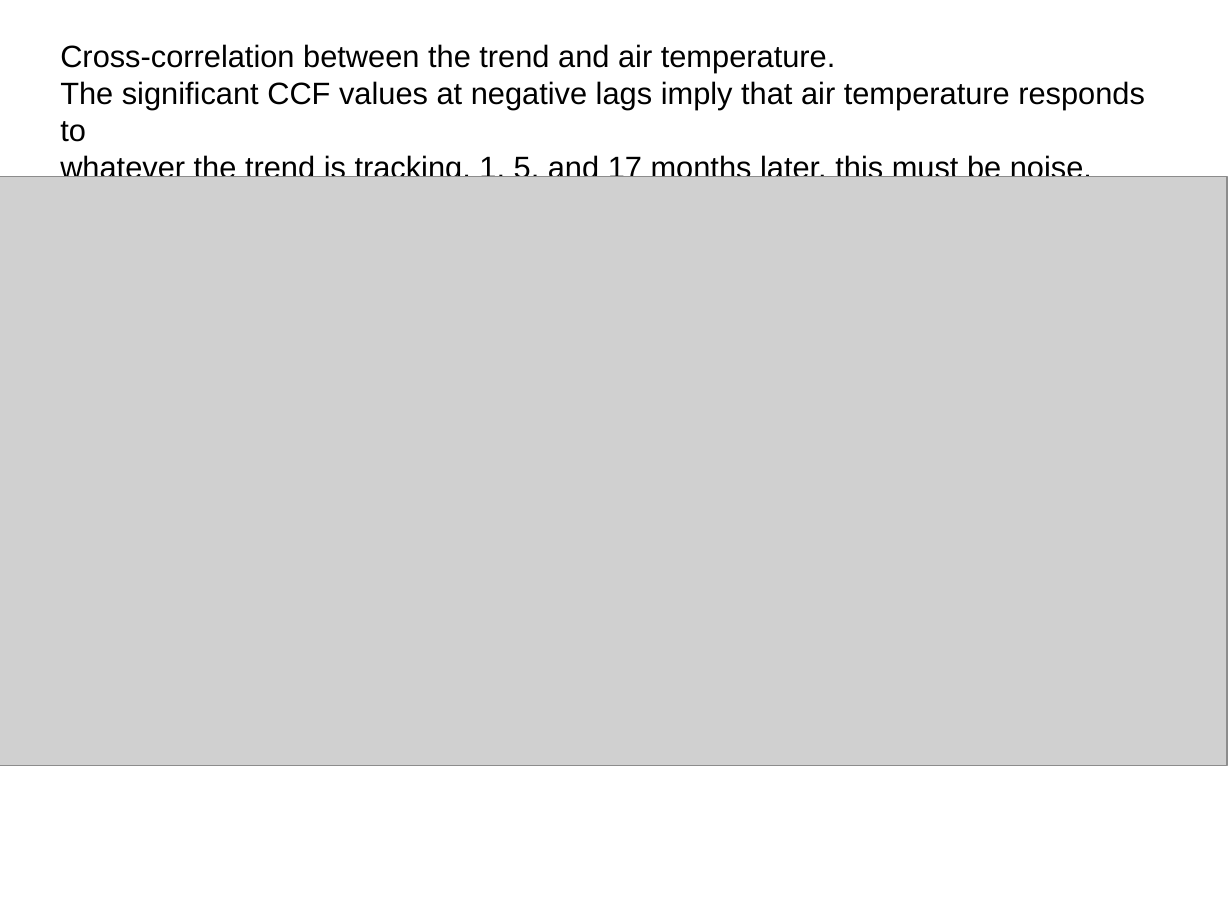
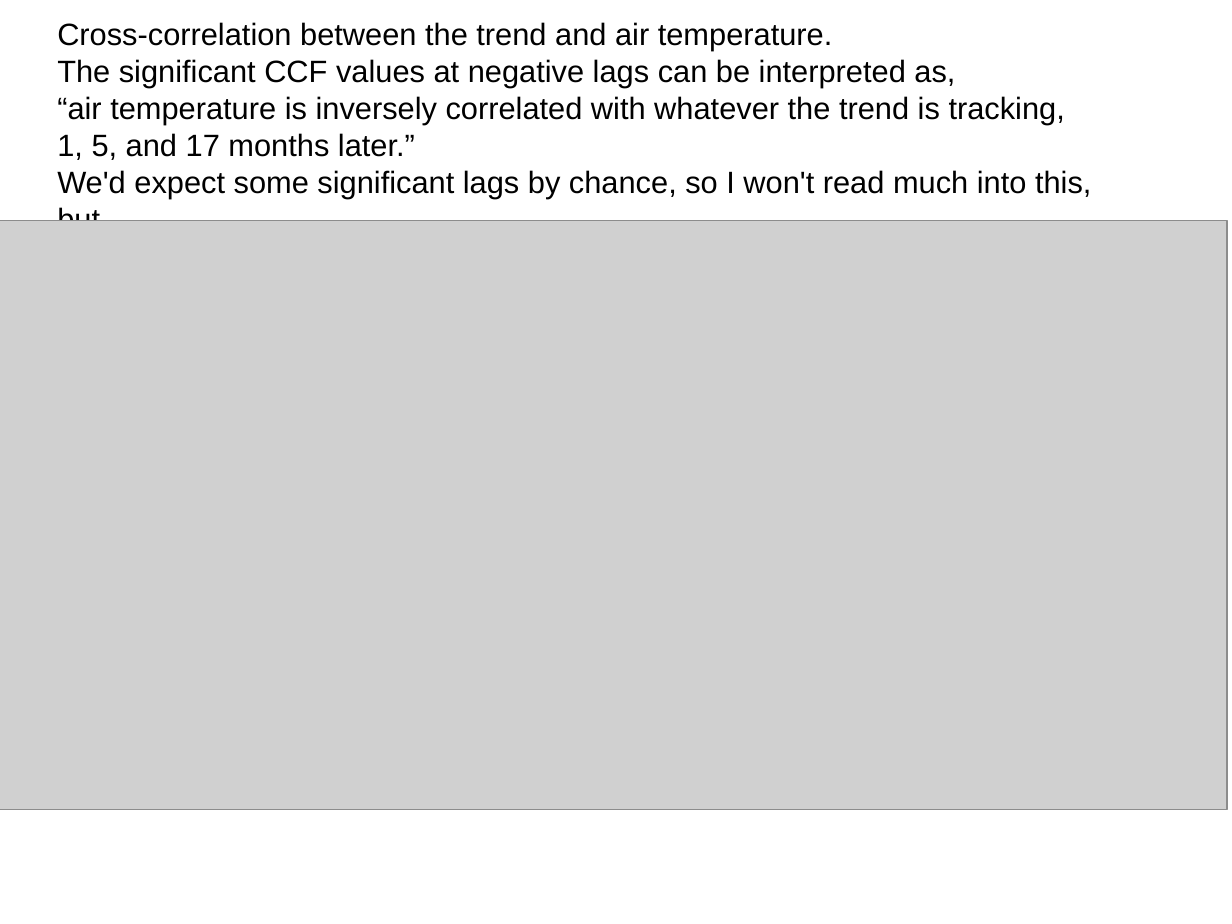
Before and after one commit to vlahm/puget_sound_rivers_DFA, a slide deck: slide 7 of single_trend_exploration/low_trend_exploration.pptx. Drawn at 1232x924 pixels with LibreOffice and Linux fonts; fonts in the diff are those of the drawing; grey boxes stand for pictures. Boxes give left, top, right and bottom in pixels: in the first picture for what was removed or moved away, otherwise in the second. Text is boxed around its words. In the diff, an @@ line names an element or a change of style, - is before the commit and + after.

Commit message:
one- and two-trend initial evaluation complete

```diff
--- a/single_trend_exploration/low_trend_exploration.pptx
+++ b/single_trend_exploration/low_trend_exploration.pptx
@@ text "Cross-correlation between the trend and ...": place and size @@
-text "Cross-correlation between the trend and ..." at (60,44,1145,183)
+text "Cross-correlation between the trend and ..." at (57,22,1091,221)
@@ text at (57,59,1091,221): text changed @@
-The significant CCF values at negative lags imply that air temperature responds to
-whatever the trend is tracking, 1, 5, and 17 months later. this must be noise.
-However, compare with the next CCF below.
+The significant CCF values at negative lags can be interpreted as,
+“air temperature is inversely correlated with whatever the trend is tracking,
+1, 5, and 17 months later.”
+We'd expect some significant lags by chance, so I won't read much into this, but
+compare with the next CCF below.
@@ picture: place and size @@
-picture at (0,176,1227,765)
+picture at (0,221,1227,809)
```
Also in this commit, not shown: 3 other slides changed, 4 slides added, 3 slides removed, 5 other files.
